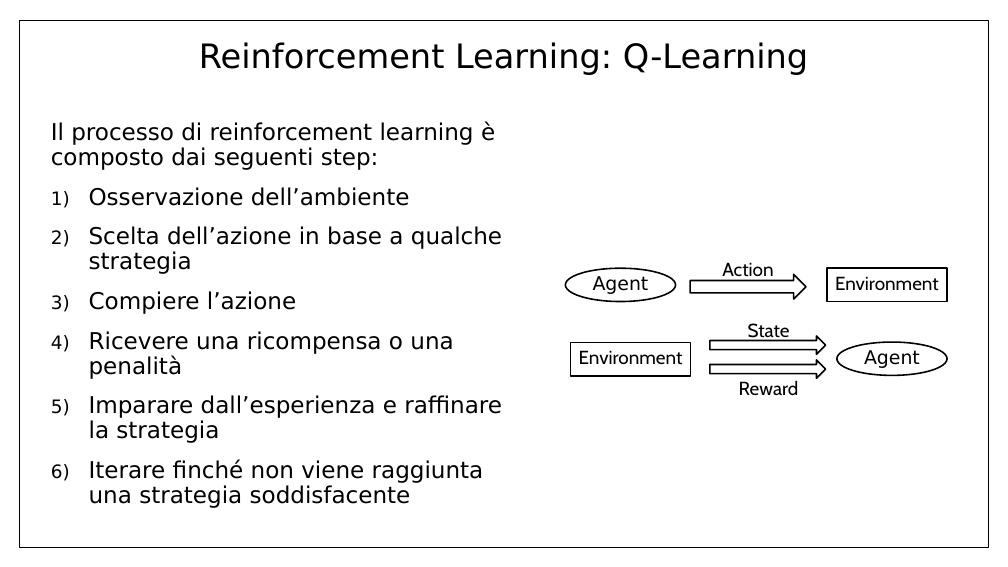
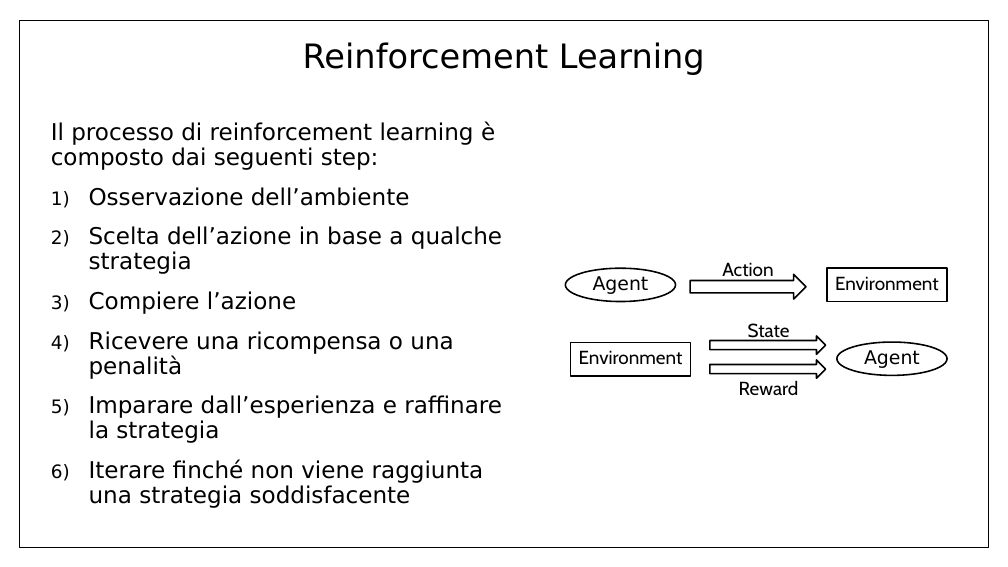
Before and after one commit to Ale1991/IntelligentSystemsLab, a slide deck: slide 6 of Presentazione_RLBrain.pptx. Drawn at 1008x567 pixels with LibreOffice and Linux fonts; fonts in the diff are those of the drawing. Boxes give left, top, right and bottom in pixels: in the first picture for what was removed or moved away, otherwise in the second. Text is boxed around its words. In the diff, an @@ line names an element or a change of style, - is before the commit and + after.

```diff
--- a/Presentazione_RLBrain.pptx
+++ b/Presentazione_RLBrain.pptx
@@ title at bbox=[303, 42, 705, 75]: text changed @@
-Reinforcement Learning: Q-Learning
+Reinforcement Learning
```
Also in this commit, not shown: 5 other slides changed, 6 slides added, 2 slides removed.
